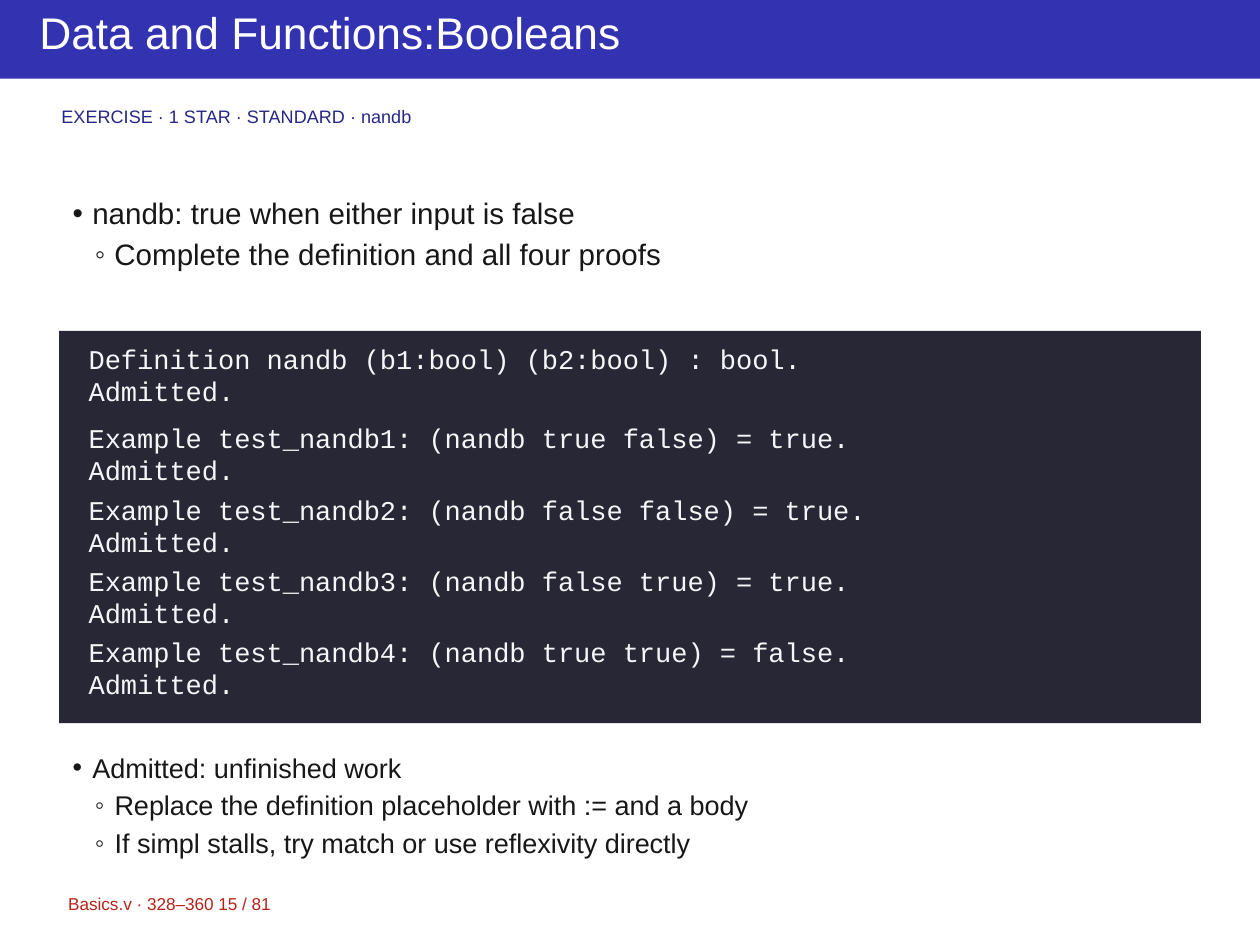
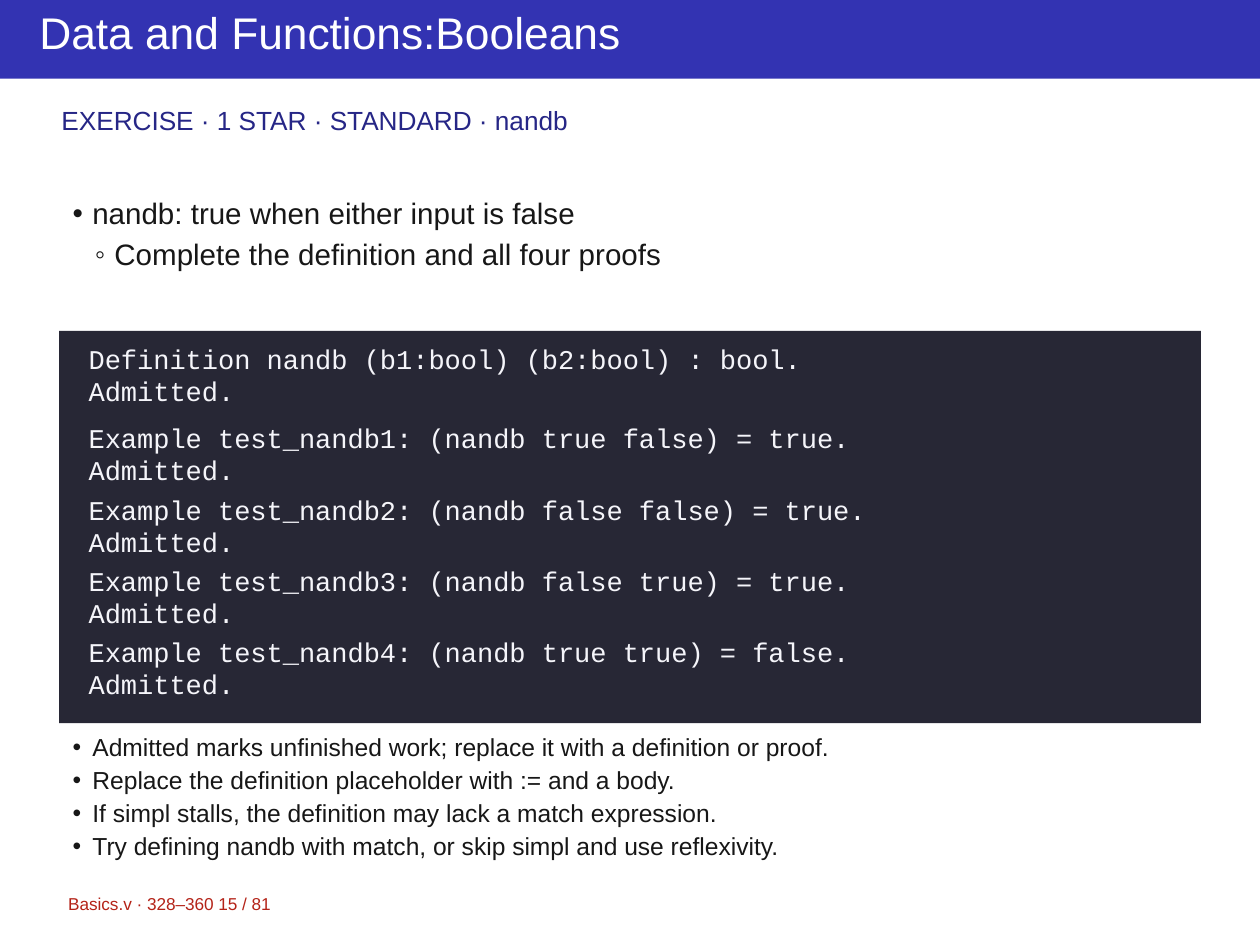
Before and after one commit to yuanruizhang5a/ppt-master, a slide deck: slide 15 of projects/course-rocq/Basics-2.pptx. Drawn at 1260x945 pixels with LibreOffice and Linux fonts; fonts in the diff are those of the drawing. Boxes give left, top, right and bottom in pixels: in the first picture for what was removed or moved away, otherwise in the second. Text is boxed around its words. In the diff, an @@ line names an element or a change of style, - is before the commit and + after.

```diff
--- a/projects/course-rocq/Basics-2.pptx
+++ b/projects/course-rocq/Basics-2.pptx
@@ text "EXERCISE · 1 STAR · ..." at [61, 111, 568, 131]: size 11 to 16 pt; line spacing 12.1pt to 17.6pt @@
@@ text at [92, 738, 829, 860]: text changed; size 16.5 to 15 pt @@
-• Admitted: unfinished work
-  ◦ Replace the definition placeholder with := and a body
-  ◦ If simpl stalls, try match or use reflexivity directly
+• Admitted marks unfinished work; replace it with a definition or proof.
+• Replace the definition placeholder with := and a body.
+• If simpl stalls, the definition may lack a match expression.
+• Try defining nandb with match, or skip simpl and use reflexivity.
```
Also in this commit, not shown: 80 other slides changed, 7 other files.
